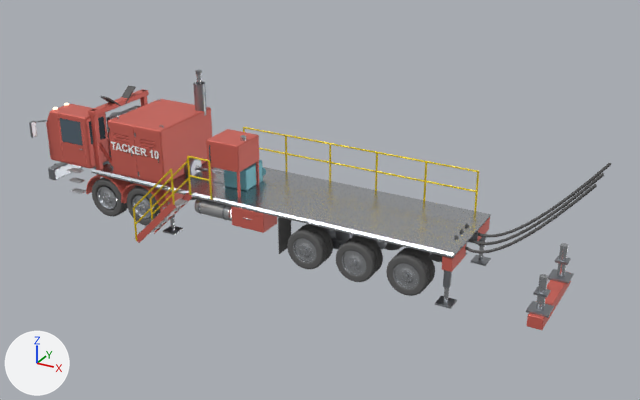
The glTF model public/models/tacker10/sk575_carrier.glb: old version first, new version second.
Camera for both pictures: a camera (50 mm lens) standing at (3.96, -18.33, 10.52) and looking at (-6.06, -0.11, 1.42). Arrows for +X, +Y and +Z are at lower left; the lights stay in place. The picture after the commit comes second. Where no turn or scale is listed for an object, it has been applied to the vertices. Vertices at exactly the same position are counted once.

Before the edit, the objects in view are built like this:
```python
ob_sk575_carrier_acero = bpy.data.objects.new('sk575_carrier_acero', me_sk575_carrier_acero)
ob_sk575_carrier_acero.location = (-7.22, 0.0, 1.48)
ob_sk575_carrier_acero_oscuro = bpy.data.objects.new('sk575_carrier_acero_oscuro', me_sk575_carrier_acero_oscuro)
ob_sk575_carrier_acero_oscuro.location = (-7.21, 0.0, 0.88)
ob_sk575_carrier_goma = bpy.data.objects.new('sk575_carrier_goma', me_sk575_carrier_goma)
ob_sk575_carrier_goma.location = (-6.03, 0.0, 1.72)
ob_sk575_carrier_rojo = bpy.data.objects.new('sk575_carrier_rojo', me_sk575_carrier_rojo)
ob_sk575_carrier_rojo.location = (-6.96, -0.35, 1.5)
ob_sk575_motor_rojo = bpy.data.objects.new('sk575_motor_rojo', me_sk575_motor_rojo)
ob_sk575_motor_rojo.location = (-11.13, 0.0, 2.12)
# also in view: 'sk575_motor_acero_oscuro' at (-11.22, 0.0, 2.61); 'sk575_cabina_vidrio' at (-13.43, -0.88, 2.46); 'sk575_carrier_azul' at (-8.45, 0.08, 1.65); 'sk575_carrier_amarillo' at (-6.51, -0.35, 1.22); 'sk575_cabina_rojo' at (-13.43, -0.88, 2.15)
```
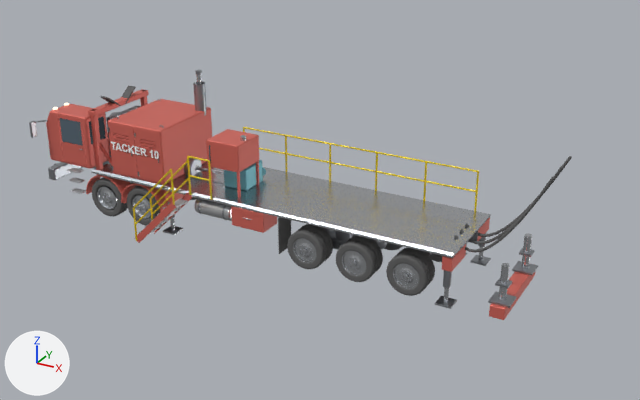
The newer file is also turned or shifted as a whole; pictures and numbers use the older file's frame.

Boxes [x1, y1, x2, y2] around the edits, measured in the pictures (640 x 400 px; the box of a moved part takes in the faces that stretch with it):
'sk575_carrier_acero', reshaped (8% narrower): before [91, 135, 568, 310]; after [91, 135, 532, 302]
'sk575_carrier_goma', reshaped (7% narrower): before [92, 85, 611, 296]; after [92, 85, 572, 296]
'sk575_carrier_rojo', reshaped (7% narrower): before [86, 89, 571, 330]; after [86, 89, 536, 320]
'sk575_carrier_acero_oscuro', reshaped (7% narrower): before [48, 149, 574, 318]; after [48, 149, 538, 309]
part 1 of me_sk575_carrier_acero, added: after [521, 233, 532, 269]
part 2 of me_sk575_carrier_acero, added: after [499, 263, 510, 301]
part 3 of me_sk575_carrier_acero, deleted: before [557, 243, 568, 277]
part 4 of me_sk575_carrier_acero, deleted: before [536, 274, 548, 310]
part 5 of me_sk575_carrier_acero_oscuro, moved or reshaped: before [526, 301, 554, 318]; after [488, 291, 516, 308]
part 6 of me_sk575_carrier_acero_oscuro, moved or reshaped: before [533, 287, 551, 298]; after [495, 278, 512, 288]
part 7 of me_sk575_carrier_acero_oscuro, moved or reshaped: before [548, 269, 574, 284]; after [512, 261, 538, 275]
part 8 of me_sk575_carrier_acero_oscuro, moved or reshaped: before [555, 256, 571, 265]; after [519, 248, 535, 257]
part 9 of me_sk575_carrier_goma, rebuilt: before [486, 239, 506, 245]; after [489, 237, 497, 243]
part 10 of me_sk575_carrier_goma, moved or reshaped: before [287, 163, 611, 292]; after [290, 156, 572, 293]
part 11 of me_sk575_carrier_rojo, added (red): after [489, 264, 536, 320]
part 12 of me_sk575_carrier_rojo, deleted (red): before [527, 272, 571, 330]

Diff of the bpy script that builds the scene:
```diff
--- a/public/models/tacker10/sk575_carrier.glb.py
+++ b/public/models/tacker10/sk575_carrier.glb.py
@@ me_sk575_carrier_acero @@
-me_sk575_carrier_acero.from_pydata(...)  # 11382 vertices, 21984 faces; spans x -7.28..7.28, y -1.32..1.32, z -1.38..1.38
+me_sk575_carrier_acero.from_pydata(...)  # 11894 vertices, 22993 faces; spans x -7.28..6.41, y -1.32..1.32, z -1.38..1.38
+# me_sk575_carrier_acero part 1: a new loose piece of 67 vertices spanning x 6.23..6.41, y 0.78..0.96, z -1.14..-0.27, in mat_sk575_carrier_acero (light grey #ced1d5)
+# me_sk575_carrier_acero part 2: a new loose piece of 64 vertices spanning x 6.23..6.41, y -0.96..-0.78, z -1.14..-0.27, in mat_sk575_carrier_acero (light grey #ced1d5)
+# me_sk575_carrier_acero part 3: the loose piece of 70 vertices spanning x 7.1..7.28, y 0.78..0.96, z -1.14..-0.32 is deleted
+# me_sk575_carrier_acero part 4: the loose piece of 62 vertices spanning x 7.1..7.28, y -0.96..-0.78, z -1.14..-0.32 is deleted
+# other edits to the shape of me_sk575_carrier_acero do not show in these pictures
 me_sk575_carrier_acero.materials.append(mat_sk575_carrier_acero)
@@ me_sk575_carrier_acero_oscuro @@
-me_sk575_carrier_acero_oscuro.from_pydata(...)  # 5549 vertices, 10791 faces; spans x -7.43..7.43, y -1.4..1.4, z -0.82..0.82
+me_sk575_carrier_acero_oscuro.from_pydata(...)  # 5829 vertices, 11350 faces; spans x -7.43..6.56, y -1.4..1.4, z -0.83..0.82
+# me_sk575_carrier_acero_oscuro part 5: the loose piece of 8 vertices spanning x 6.93..7.43, y -1.12..-0.62, z -0.58..-0.54 is moved by (-0.87, 0.0, 0.0)
+# me_sk575_carrier_acero_oscuro part 6: the loose piece of 8 vertices spanning x 7.03..7.33, y -1.02..-0.72, z -0.15..-0.1 is moved by (-0.87, 0.0, 0.0)
+# me_sk575_carrier_acero_oscuro part 7: the loose piece of 8 vertices spanning x 6.93..7.43, y 0.62..1.12, z -0.58..-0.54 is moved by (-0.87, 0.0, 0.0)
+# me_sk575_carrier_acero_oscuro part 8: the loose piece of 8 vertices spanning x 7.03..7.33, y 0.72..1.02, z -0.15..-0.1 is moved by (-0.87, 0.0, 0.0)
+# other edits to the shape of me_sk575_carrier_acero_oscuro do not show in these pictures
 me_sk575_carrier_acero_oscuro.materials.append(mat_sk575_carrier_acero_oscuro)
@@ me_sk575_carrier_goma @@
-me_sk575_carrier_goma.from_pydata(...)  # 25367 vertices, 50489 faces; spans x -6.83..6.83, y -1.27..1.27, z -1.72..1.72
+me_sk575_carrier_goma.from_pydata(...)  # 25690 vertices, 51136 faces; spans x -6.83..5.96, y -1.27..1.27, z -1.72..1.72
+# me_sk575_carrier_goma part 9: the loose piece of 71 vertices spanning x 4.37..4.86, y -0.04..0.04, z -0.58..-0.29 is rebuilt with 36 vertices and now spans x 4.43..4.65, y -0.04..0.03, z -0.49..-0.29
+# me_sk575_carrier_goma part 10: 167 vertices moved within x 0.47..4.16, y -1.26..1.27, z -1.5..-0.3; 5057 vertices removed from x -0.34..6.83, y -1.27..1.27, z -1.7..1.72; 7650 vertices added at x -0.35..5.96, y -1.27..1.27, z -1.7..1.72
+# other edits to the shape of me_sk575_carrier_goma do not show in these pictures
 me_sk575_carrier_goma.materials.append(mat_sk575_carrier_goma)
@@ me_sk575_carrier_rojo @@
-me_sk575_carrier_rojo.from_pydata(...)  # 2560 vertices, 5017 faces; spans x -7.11..7.11, y -1.65..1.65, z -1.57..1.57
+me_sk575_carrier_rojo.from_pydata(...)  # 2738 vertices, 5375 faces; spans x -7.11..6.24, y -1.65..1.65, z -1.57..1.57
+# me_sk575_carrier_rojo part 11: a new loose piece of 298 vertices spanning x 5.88..6.24, y -0.87..1.57, z -1.5..-1.2, in mat_sk575_carrier_rojo (red #da6c60)
+# me_sk575_carrier_rojo part 12: the loose piece of 257 vertices spanning x 6.75..7.11, y -0.87..1.57, z -1.5..-1.2 is deleted
+# other edits to the shape of me_sk575_carrier_rojo do not show in these pictures
 me_sk575_carrier_rojo.materials.append(mat_sk575_carrier_rojo)
```
